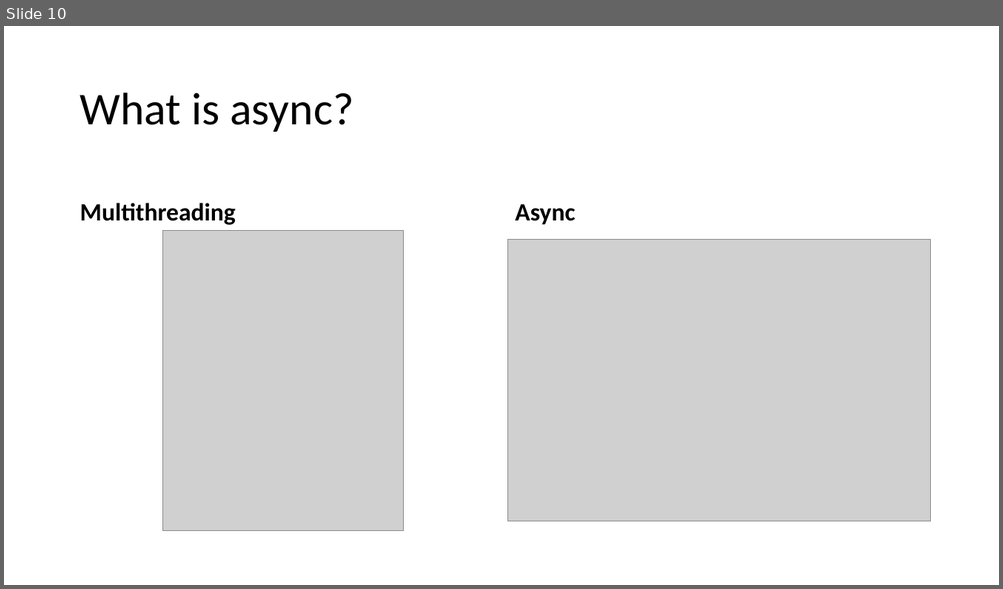
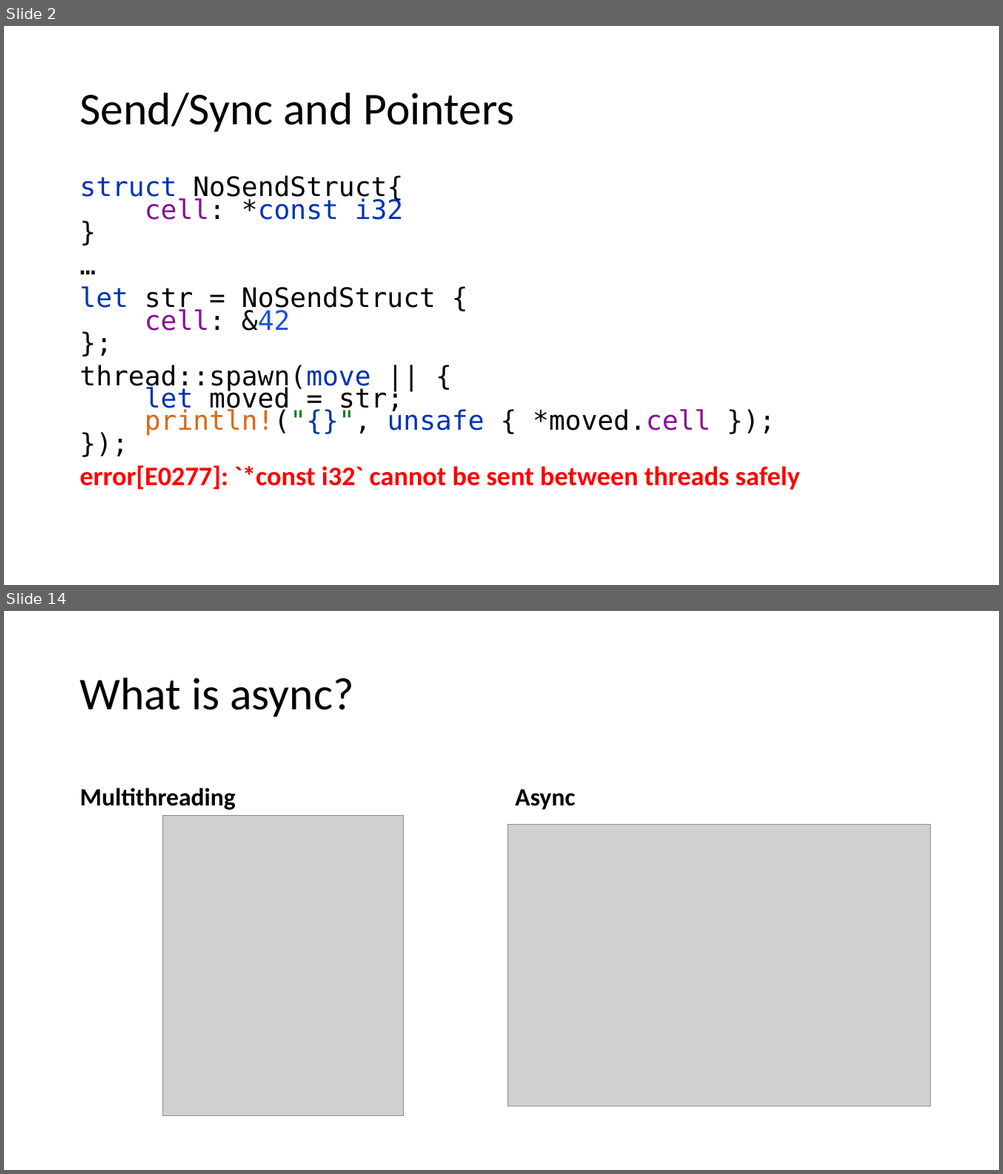
Before and after one commit to kugushev/course-rust-basics, a slide deck: src/12-Async/12-Async&Tests.pptx. Shown one above the other, each under a label of ours: slide 10 before the commit, slides 2 and 14 after it; the slides between them are not shown. The pictures are 1003x589 and 1003x1174 pixels, drawn with LibreOffice and Linux fonts; fonts in the diff are those of the drawing; grey boxes stand for pictures. Boxes give left, top, right and bottom in pixels: in the first picture for what was removed or moved away, otherwise in the second. Text is boxed around its words. In the diff, an @@ line names an element or a change of style, - is before the commit and + after.

```diff
--- a/src/12-Async/12-Async&Tests.pptx
+++ b/src/12-Async/12-Async&Tests.pptx
@@ slide 2 added at (x1=4, y1=26, x2=999, y2=585), background #FFFFFF @@
@@ title added at (x1=79, y1=93, x2=515, y2=132), 44 pt, text #000000 @@
+Send/Sync and Pointers
@@ text added at (x1=79, y1=175, x2=800, y2=490), 25.9 pt, text #FF0000 @@
+struct NoSendStruct{
+cell: *const i32
+}
+…
+let str = NoSendStruct {
+cell: &42
+};
+thread::spawn(move || {
+let moved = str;
+println!("{}", unsafe { *moved.cell });
+});
+error[E0277]: `*const i32` cannot be sent between threads safely
@@ what was slide 10 is now slide 14 @@
```
Also in this commit, not shown: 1 slide changed, 25 other slides added, 2 slides removed, 1 other file.
